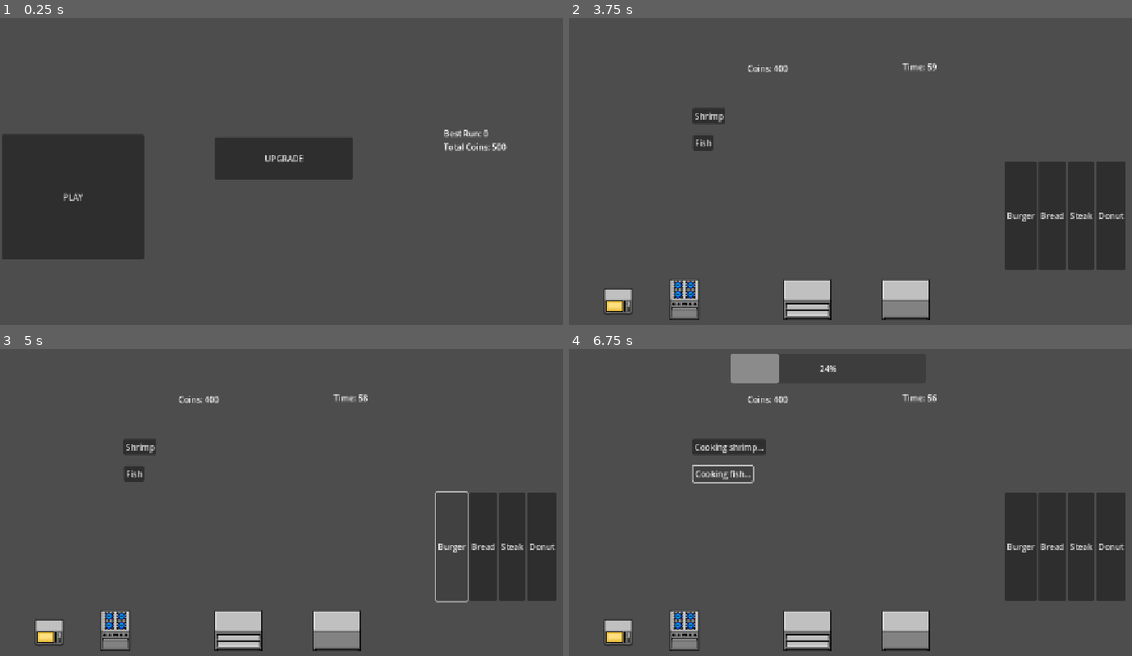
Above: before the commit, frames 1-4 (two rows, left to right).
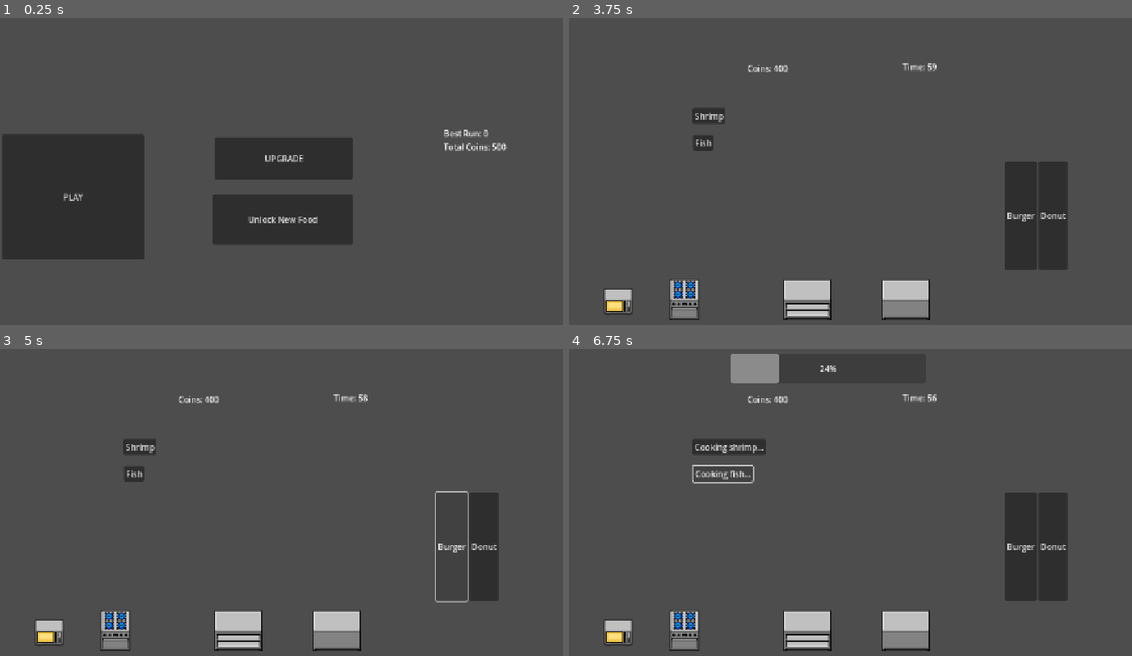
Above: after the commit, the same moments.

Repository: non123a/resturantSim
Game: Godot game, scene res://scenes/dashboard/dashboard.tscn
The game is run twice, just before and just after one commit, with the same random seed, the same clock (stepped at 60 frames per second) and the same inputs.
Inputs (mouse positions are in pixels of both pictures, inside the frame that each line leads up to):
- Up to frame 1 (0.25 s): no input
- Up to frame 2 (3.75 s): click "UPGRADE" at 0.5 s; click "COOK UPGRADE" at 1.25 s; click "INCOME UPGRADE" at 2 s; click "BACK" at 2.75 s; click "PLAY" at 3.5 s
- Up to frame 3 (5 s): click "Burger" at 4.25 s
- Up to frame 4 (6.75 s): click (1053, 545) at 5 s, where only the run before the commit has a clickable "Bread"; click (1081, 545) at 5.75 s, where only the run before the commit has a clickable "Steak"; click "Fish" at 6.5 s

The runs differ from the first frame. In frame 1, 3.9% of the frame differs, in the area x 37-63%, y 57-74%; in frame 2, 3.5%; in frame 3, 3.5%; in frame 4, 3.5%.

Commit message:
finish phase 3, unlock food system work, only for bread, streak. and Saveed Game feature work

Diff:
--- a/scenes/dashboard/dashboard.tscn
+++ b/scenes/dashboard/dashboard.tscn
@@ -39,5 +39,14 @@
 offset_bottom = 542.0
 text = "RECORD:"
 
+[node name="Unlock New Food" type="Button" parent="."]
+layout_mode = 0
+offset_left = 411.0
+offset_top = 356.0
+offset_right = 684.0
+offset_bottom = 454.0
+text = "Unlock New Food"
+
 [connection signal="pressed" from="PlayButton" to="." method="_on_play_button_pressed"]
 [connection signal="pressed" from="Upgrade" to="." method="_on_upgrade_pressed"]
+[connection signal="pressed" from="Unlock New Food" to="." method="_on_unlock_new_food_pressed"]
--- a/scenes/dashboard/foodunlock.tscn
+++ b/scenes/dashboard/foodunlock.tscn
@@ -5,10 +5,10 @@
 [node name="foodunlock" type="Control"]
 layout_mode = 3
 anchors_preset = 0
-offset_left = 51.0
-offset_top = 21.0
-offset_right = 394.0
-offset_bottom = 340.0
+offset_left = 50.0
+offset_top = 46.0
+offset_right = 393.0
+offset_bottom = 365.0
 script = ExtResource("1_rarpg")
 
 [node name="CoinLabel" type="Label" parent="."]
@@ -59,3 +59,9 @@
 offset_right = 182.0
 offset_bottom = 292.0
 text = "BACK"
+
+[connection signal="pressed" from="BreadButton" to="." method="_on_bread_button_pressed"]
+[connection signal="pressed" from="SteakButton" to="." method="_on_steak_button_pressed"]
+[connection signal="pressed" from="BurgerButton" to="." method="_on_burger_button_pressed"]
+[connection signal="pressed" from="PieButton" to="." method="_on_pie_button_pressed"]
+[connection signal="pressed" from="BackButton" to="." method="_on_back_button_pressed"]
--- a/scripts/GameData.gd
+++ b/scripts/GameData.gd
@@ -1,4 +1,6 @@
 extends Node
+func _ready():
+	load_game()
 
 var coins = 500
 var best_coins = 0
@@ -9,8 +11,33 @@
 
 var unlocked_foods = [
 	"burger",
-	"steak",
 	"donut",
-	"bread"
 
 ]
+
+
+func save_game():
+	var file = FileAccess.open("user://savegame.save", FileAccess.WRITE)
+
+	var data = {
+		"coins": coins,
+		"best_coins": best_coins,
+		"upgrades": upgrades,
+		"unlocked_foods": unlocked_foods
+	}
+
+	file.store_var(data)
+
+
+func load_game():
+	if not FileAccess.file_exists("user://savegame.save"):
+		return
+
+	var file = FileAccess.open("user://savegame.save", FileAccess.READ)
+
+	var data = file.get_var()
+
+	coins = data["coins"]
+	best_coins = data["best_coins"]
+	upgrades = data["upgrades"]
+	unlocked_foods = data["unlocked_foods"]
--- a/scripts/GameManager.gd
+++ b/scripts/GameManager.gd
@@ -63,6 +63,8 @@
 
 	# ✅ show actual coins
 	$CanvasLayer/CoinLabel.text = "Coins: " + str(GameData.coins)
+	$CanvasLayer/FoodPanel/BreadButton.visible = "bread" in GameData.unlocked_foods
+	$CanvasLayer/FoodPanel/SteakButton.visible = "steak" in GameData.unlocked_foods
 
 func process_jobs():
 	for job in active_jobs:
@@ -294,6 +296,7 @@
 	for c in customers:
 		if is_instance_valid(c):
 			c.stop_all()
+	GameData.save_game()
 
 func _on_restart_button_pressed() -> void:
 	get_tree().reload_current_scene()
--- a/scripts/Upgrade.gd
+++ b/scripts/Upgrade.gd
@@ -16,6 +16,7 @@
 	if GameData.coins >= cost:
 		GameData.coins -= cost
 		GameData.upgrades["cook_speed"] += 1
+		GameData.save_game()
 
 	update_ui()
 
@@ -27,6 +28,7 @@
 	if GameData.coins >= cost:
 		GameData.coins -= cost
 		GameData.upgrades["income"] += 1
+		GameData.save_game()
 
 	update_ui()
 
--- a/scripts/dashboard.gd
+++ b/scripts/dashboard.gd
@@ -14,3 +14,7 @@
 
 func _on_upgrade_pressed() -> void:
 	get_tree().change_scene_to_file("res://scenes/dashboard/upgrade.tscn")
+
+
+func _on_unlock_new_food_pressed() -> void:
+	get_tree().change_scene_to_file("res://scenes/dashboard/foodunlock.tscn")
--- a/scripts/foodunlock.gd
+++ b/scripts/foodunlock.gd
@@ -2,10 +2,64 @@
 
 
 # Called when the node enters the scene tree for the first time.
-func _ready() -> void:
-	pass # Replace with function body.
+func _ready():
 
+	if "bread" in GameData.unlocked_foods:
+		$BreadButton.disabled = true
+	if "steak" in GameData.unlocked_foods:
+		$SteakButton.disabled = true
 
 # Called every frame. 'delta' is the elapsed time since the previous frame.
 func _process(delta: float) -> void:
 	pass
+
+
+func _on_bread_button_pressed() -> void:
+
+	if "bread" in GameData.unlocked_foods:
+		print("Bread already unlocked")
+		return
+
+	var cost = 100
+
+	if GameData.coins < cost:
+		print("Not enough coins")
+		return
+
+	GameData.coins -= cost
+	GameData.unlocked_foods.append("bread")
+	GameData.save_game()
+	$BreadButton.disabled = true
+
+	print("Bread unlocked!")
+
+func _on_steak_button_pressed() -> void:
+
+	if "steak" in GameData.unlocked_foods:
+		print("Steak already unlocked")
+		return
+
+	var cost = 200
+
+	if GameData.coins < cost:
+		print("Not enough coins")
+		return
+
+	GameData.coins -= cost
+	GameData.unlocked_foods.append("steak")
+	GameData.save_game()
+
+	$SteakButton.disabled = true
+
+	print("Steak unlocked!")
+
+func _on_burger_button_pressed() -> void:
+	pass # Replace with function body.
+
+
+func _on_pie_button_pressed() -> void:
+	pass # Replace with function body.
+
+
+func _on_back_button_pressed():
+	get_tree().change_scene_to_file("res://scenes/dashboard/dashboard.tscn")
